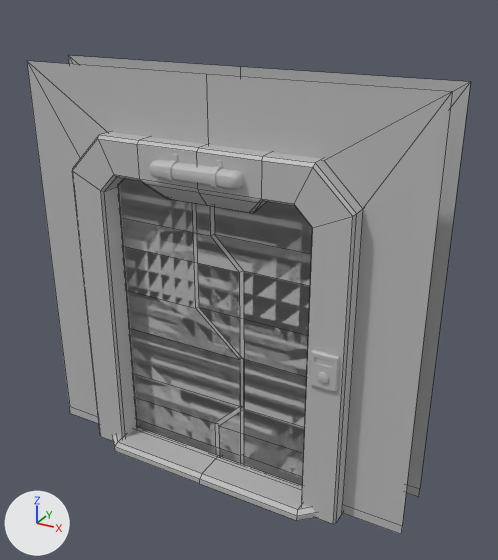
The FBX model ProjectTeamB_PC2/Assets/Armi/portasmol.fbx as it was, and as the next commit left it.
One viewpoint serves both versions: a 50 mm lens placed at (2.76, -4.62, 4.14), pointed at (0.18, 0.06, 1.8). The axes (+X, +Y, +Z) are drawn at lower left. The lights are the same throughout. Mesh edges are drawn as thin lines on the coarser meshes. Where no turn or scale is listed for an object, it has been applied to the vertices.

The older version as bpy lines, for what is in view:
```python
me_mesh = bpy.data.meshes.new('Mesh')
me_mesh.from_pydata(...)  # 130 vertices, 122 faces; spans x -1.76..1.76, y -0.52..0.52, z -1.75..1.75
me_mesh.materials.append(mat_lambert1)  # grey #bcbcbc
# before: 1 (1.76, -0.25, 1.75) at pixel (452, 91), 2 (1.76, 0.25, 1.75) at pixel (470, 81), 4 (0.0, 0.25, 1.75) at pixel (240, 66), 5 (0.0, -0.25, 1.75) at pixel (206, 74), 39 (-1.76, -0.25, 1.75) at pixel (26, 60)
# before: 40 (-1.76, 0.25, 1.75) at pixel (68, 55)
me_mesh_001 = bpy.data.meshes.new('Mesh.001')
me_mesh_001.from_pydata(...)  # 65 vertices, 48 faces; spans x -1.06..0.28, y -0.15..0.15, z -1.75..1.02
me_mesh_001.materials.append(mat_lambert1)  # grey #bcbcbc
me_mesh_003 = bpy.data.meshes.new('Mesh.003')
me_mesh_003.from_pydata(...)  # 80 vertices, 64 faces; spans x -0.12..1.06, y -0.15..0.15, z -1.75..1.02
me_mesh_003.materials.append(mat_lambert1)  # grey #bcbcbc
ob_door_wall = bpy.data.objects.new('door_wall', me_mesh)
ob_door_wall.location = (0.0, 0.0, 1.75)
ob_dx_door_02 = bpy.data.objects.new('dx_door_02', me_mesh_003)
ob_dx_door_02.location = (0.0, 0.0, 1.75)
ob_sx_door_01 = bpy.data.objects.new('sx_door_01', me_mesh_001)
ob_sx_door_01.location = (0.0, 0.0, 1.75)
# also in view: 'door_frame' at (0.0, 0.0, 1.5); 'dx_door_01' at (0.43, 0.0, 1.38); 'Door_light_small' at (0.0, -0.43, 2.8); 'door_screen' at (1.09, -0.43, 1.43); 'sx_door_02' at (-0.42, 0.0, 1.38)
```
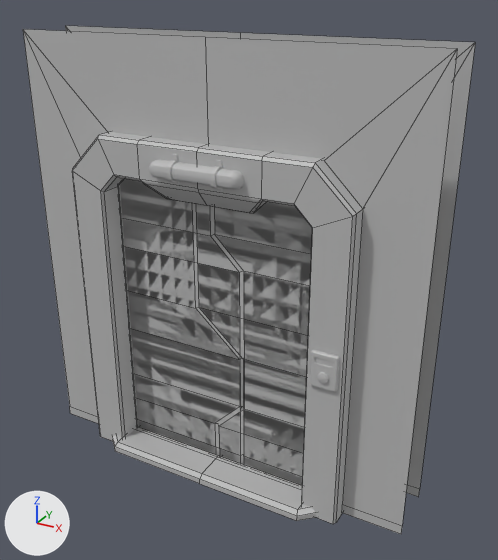
The newer file is also rescaled (x2.0) as a whole; pictures and numbers use the older file's frame.

Boxes (x1, y1, x2, y2) around the edits, measured in the pictures (498 x 560 px; the box of a moved part takes in the faces that stretch with it):
'door_wall', reshaped (6% taller)
    before: (27, 55, 470, 534)
    after: (23, 26, 475, 534)
part 1 of me_mesh, moved or reshaped
    before: (27, 55, 470, 226)
    after: (23, 26, 475, 226)

The edits, one by one:
me_mesh has 130 vertices, 122 faces and spans x -1.76..1.76, y -0.52..0.52, z -1.75..1.75.
me_mesh is used by ob_door_wall; location (0.0, 0.0, 1.75).
Part 1, on me_mesh:
Vertices 1, 2, 4, 5, 39, 40 of me_mesh move by (0.0, 0.0, 0.25).
